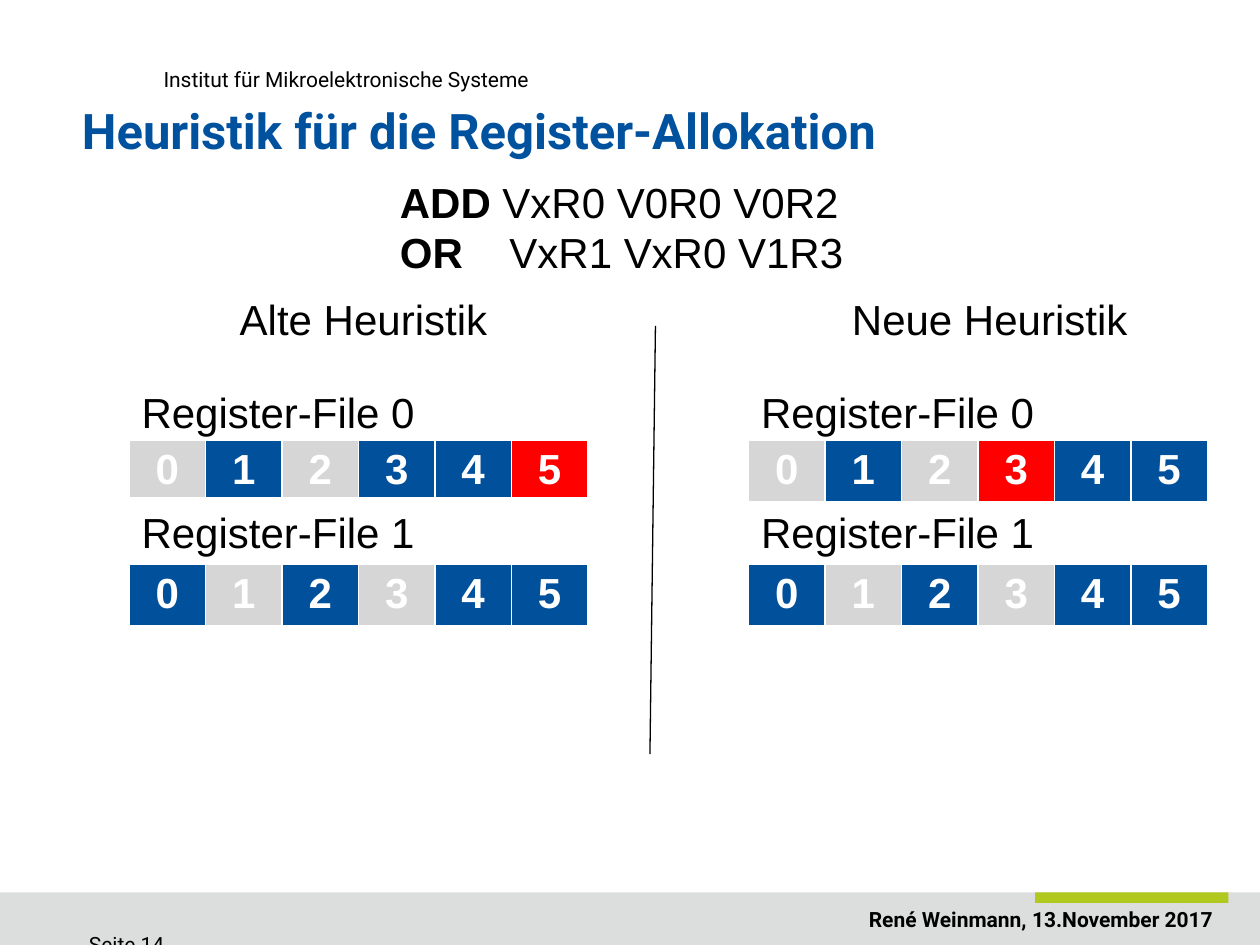
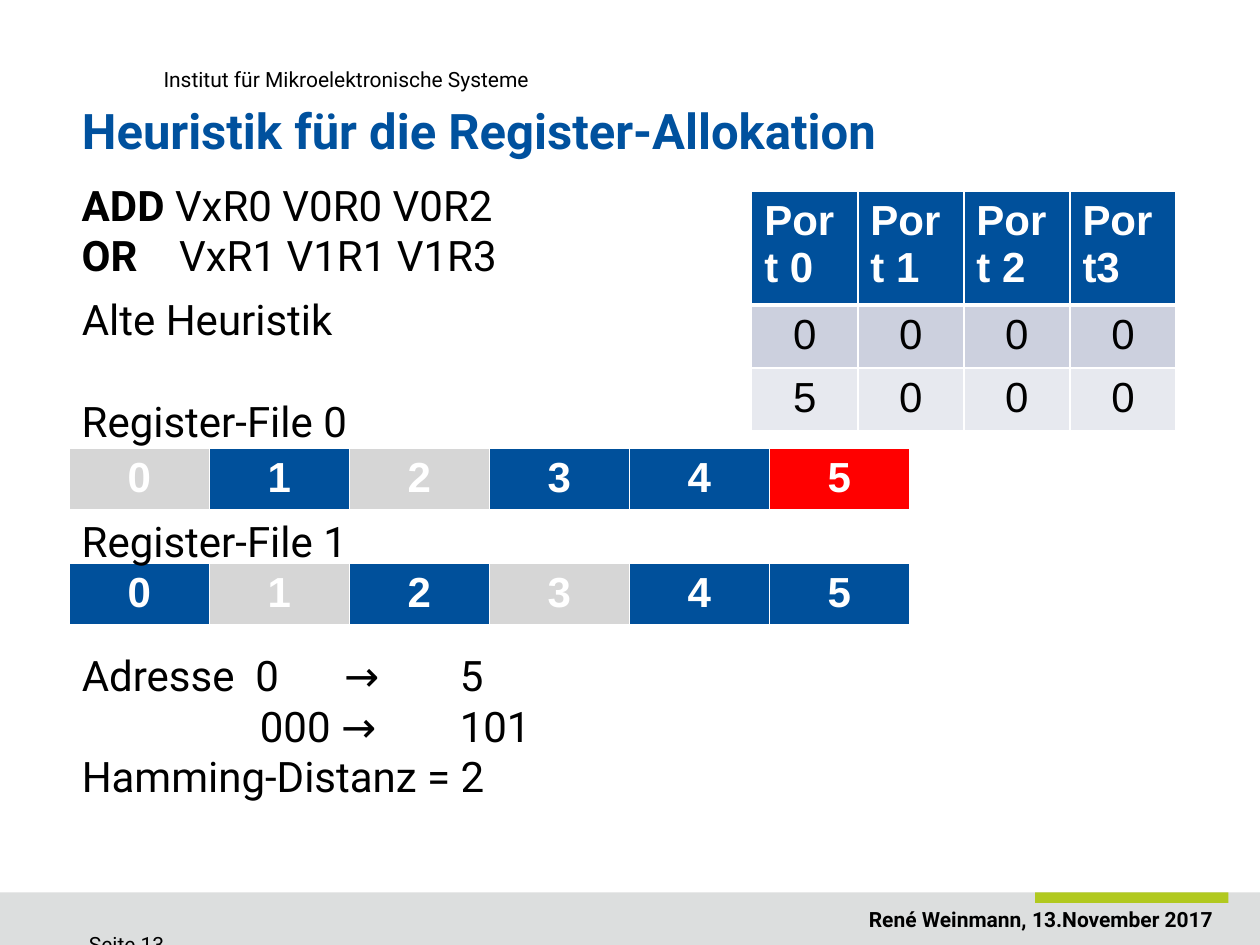
Before and after one commit to ReneWeinmann/Masterarbeit, a slide deck: slide 13 of Presentation_Rene_Weinmann.pptx (slide 14 before the commit). Drawn at 1260x945 pixels with LibreOffice and Linux fonts; fonts in the diff are those of the drawing; background and template pictures are left out. Boxes give left, top, right and bottom in pixels: in the first picture for what was removed or moved away, otherwise in the second. Text is boxed around its words. In the diff, an @@ line names an element or a change of style, - is before the commit and + after.

```diff
--- a/Presentation_Rene_Weinmann.pptx
+++ b/Presentation_Rene_Weinmann.pptx
@@ text "ADD VxR0 V0R0 V0R2": place and size @@
-text "ADD VxR0 V0R0 V0R2" at [400, 188, 843, 269]
+text "ADD VxR0 V0R0 V0R2" at [82, 190, 497, 272]
@@ text at [82, 190, 493, 222]: font Arial to Roboto in "ADD VxR0 V0R0 V0R2" @@
@@ table added at [752, 192, 1176, 417], 3 rows, 4 columns @@
+Port 0 | Port 1 | Port 2 | Port3
+0 | 0 | 0 | 0
+5 | 0 | 0 | 0
@@ text at [82, 240, 497, 272]: text changed; font Arial to Roboto @@
-OR VxR1 VxR0 V1R3
+OR VxR1 V1R1 V1R3
@@ text "Alte Heuristik": place and size @@
-text "Alte Heuristik" at [240, 304, 487, 336]
+text "Alte Heuristik" at [82, 303, 333, 336]
@@ line removed from (655, 326) to (650, 755) @@
@@ text removed at [852, 304, 1127, 336] @@
-Neue Heuristik
@@ text "Register-File 0": place and size @@
-text "Register-File 0" at [142, 397, 414, 437]
+text "Register-File 0" at [82, 405, 347, 446]
@@ text removed at [761, 397, 1034, 437] @@
-Register-File 0
@@ table: place and size @@
-table at [130, 440, 591, 490]
+table at [69, 449, 908, 500]
@@ table removed at [748, 440, 1210, 490], 1 rows, 6 columns @@
-0 | 1 | 2 | 3 | 4 | 5
@@ font Arial to Roboto in 3 elements at [82, 303, 333, 336], [82, 405, 347, 446], [82, 525, 347, 567] @@
@@ text "Register-File 1": place and size @@
-text "Register-File 1" at [142, 517, 414, 556]
+text "Register-File 1" at [82, 525, 347, 567]
@@ text removed at [761, 517, 1034, 556] @@
-Register-File 1
@@ table: place and size @@
-table at [130, 563, 591, 614]
+table at [69, 563, 908, 615]
@@ table removed at [748, 563, 1210, 614], 1 rows, 6 columns @@
-0 | 1 | 2 | 3 | 4 | 5
@@ text added at [82, 659, 531, 801], 24 pt, text #000000 @@
+Adresse 0 → 5
+000 → 101
+Hamming-Distanz = 2
```
Also in this commit, not shown: 9 other slides changed, 3 slides added.
